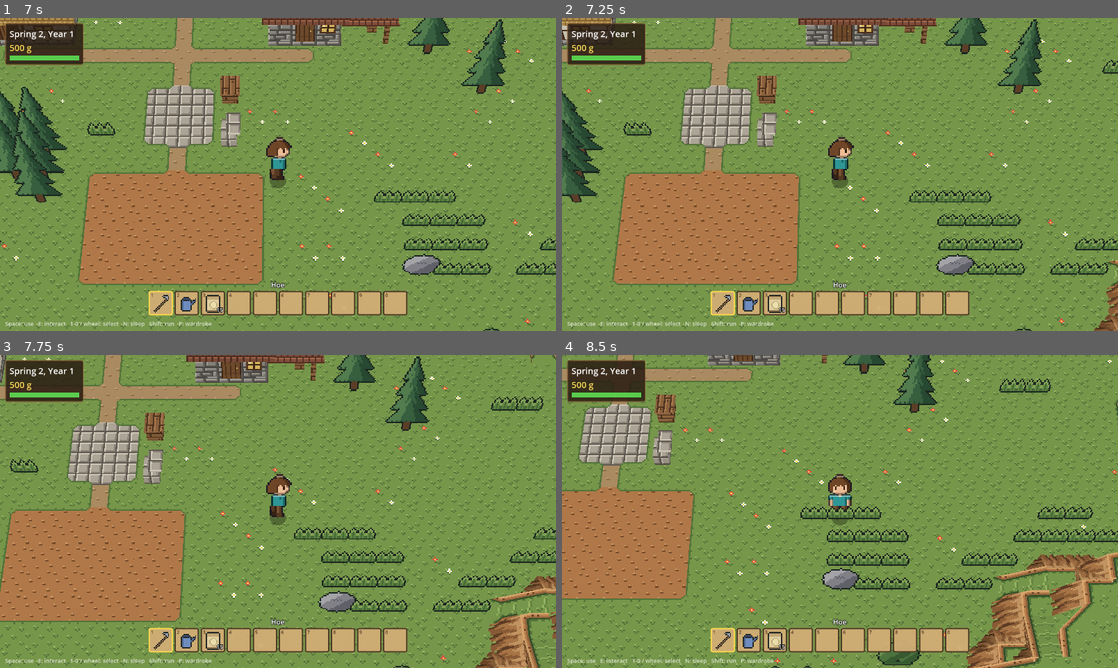
Above: before the commit, frames 1-4 (two rows, left to right).
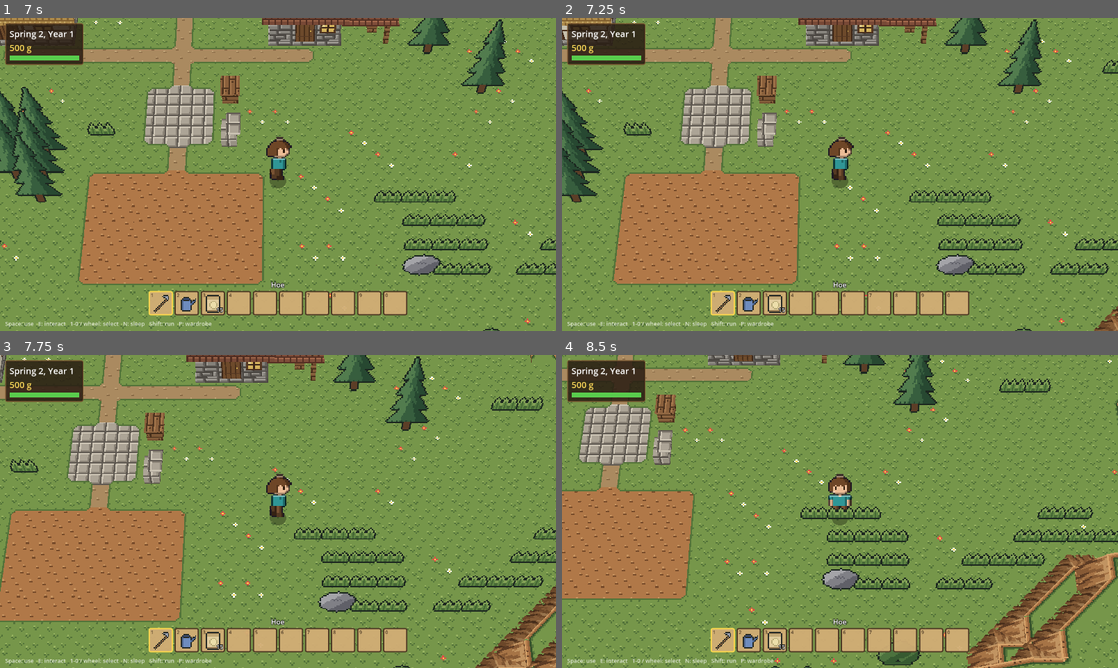
Above: after the commit, the same moments.

Repository: grimechristopher/procedural-game
Game: Godot game, scene res://scenes/main.tscn
Same seed, same stepped clock (60 frames per second), same inputs: the game is played once before the commit and once after it.
Inputs (mouse positions are in pixels of both pictures, inside the frame that each line leads up to):
- Up to frame 1 (7 s): tap Enter (ui_accept) at 0.5, 0.77, 1.52, 3.02, 3.77, 4.52, 6.02, 6.77 s; move the mouse to (250, 237) at 0.52 s; hold Mouse wheel down (hotbar_next) 0.53-1.28 s; hold W (move_up) 0.53-2.03 s; click (250, 237) at 0.67 s; move the mouse to (444, 221) at 1.27 s; tap Mouse wheel up (hotbar_prev) at 1.35 s; move the mouse to (111, 127) at 2.02 s; hold E (interact) 2.03-2.78 s; hold A (move_left) 2.03-3.53 s; move the mouse to (305, 174) at 2.77 s; tap R (regenerate) at 2.85 s; click (305, 174) at 2.92 s; move the mouse to (194, 96) at 3.52 s; hold S (move_down) 3.53-4.28 s; hold Shift (run) 3.53-4.28 s; move the mouse to (400, 158) at 4.27 s; hold D (move_right) 4.28-5.03 s; tap N (sleep) at 4.35 s; move the mouse to (166, 190) at 5.02 s; hold W (move_up) 5.03-5.78 s; hold Space (use_tool) 5.03-5.78 s; click (166, 190) at 5.17 s; move the mouse to (333, 105) at 5.77 s; hold D (move_right) from 5.78 s (still down); tap P (wardrobe) at 5.85 s; move the mouse to (250, 237) at 6.52 s; tap X at 6.6 s
- Up to frame 2 (7.25 s): keep holding D (move_right)
- Up to frame 3 (7.75 s): keep holding D (move_right); move the mouse to (444, 558) at 7.27 s; tap C at 7.35 s; click (444, 558) at 7.42 s; tap Enter (ui_accept) at 7.52 s
- Up to frame 4 (8.5 s): move the mouse to (673, 464) at 8.02 s; release D (move_right) at 8.03 s; hold S (move_down) from 8.03 s (still down); tap 1 at 8.1 s

Frame 1 is identical in both runs. In frame 2, 0.2% of the frame differs, in the area x 97-100%, y 77-95%; in frame 3, 2.0%; in frame 4, 3.5%, in the area x 76-100%, y 63-100%.

Commit message:
Rock between rib tips on stacked slopes; diagonals run up to higher slopes
Checked on a hand-built three-level test map. Where a slope carries on
down another, the ground under it (seen between the ribs' tips) is rock,
not grass. A 45-degree diagonal is cut right up to a higher slope behind
it. The bare-rock height is now a setting (rock_level).

Co-Authored-By: Claude Opus 5.5 <noreply@anthropic.com>
Claude-Session: https://claude.ai/code/session_01QBAyNdiLYtBbpQzeaWaTYf

Diff:
--- a/scripts/terrain_mesh.gd
+++ b/scripts/terrain_mesh.gd
@@ -320,6 +320,13 @@
 	var joint: int = GridWorld.Tex.CLIFF_JOINT if _cliffy(c) else GridWorld.Tex.EARTH_JOINT
 	var tee: int = GridWorld.Tex.CLIFF_TEE if _cliffy(c) else GridWorld.Tex.EARTH_TEE
 	var top_tex := GridWorld.Tex.GRASS
+	if _slope_continues(c):
+		# Under a slope that carries on down another one, rock shows
+		# between the tips of its ribs, not grass.
+		for q in GridWorld.DIAGONAL:
+			faces.append(_quarter(c, q, top, GridWorld.Tex.DIRT, false, true))
+		_sides(c, raised)
+		return
 	if raised and _rocky(heights[i]):
 		# Bare rock on high ground, with rock (not grass) inside the band.
 		base = GridWorld.Tex.ROCK_EDGE
@@ -371,8 +378,8 @@
 			_face(a, b, o, solid[i], bottom, tex)
 
 ## Whether ground this high (in steps) is bare rock.
-static func _rocky(steps: int) -> bool:
-	return steps >= GridWorld.ROCK_LEVEL * 2
+func _rocky(steps: int) -> bool:
+	return steps >= world.rock_level * 2
 
 
 ## Whether c's cliff on side d is an HGSS-style bank: a block high, with a
@@ -419,6 +426,26 @@
 				sub_pts.append(v[0])
 				sub_uvs.append(v[1])
 			faces.append([sub_pts, Vector3.UP, quarter[2], sub_uvs])
+
+
+## Whether c holds a bank whose slope carries straight on down another
+## bank below it (a slope more than a block tall), and is all slope, no
+## flat part showing.
+func _slope_continues(c: Vector2i) -> bool:
+	if not _has_bank(c):
+		return false
+	var ys: Array = _bank_corners(c)[0]
+	var floor_y := _height(c) / 2.0
+	var at_floor := 0
+	for y in ys:
+		if y <= floor_y + 0.001:
+			at_floor += 1
+	if at_floor > 2:
+		return false
+	for d in GridWorld.ORTHOGONAL:
+		if _height(c + d) == _height(c) - 2 and _has_bank(c + d):
+			return true
+	return false
 
 
 ## Whether wedge c is cut between two slopes (so its slope runs on along
--- a/scripts/world.gd
+++ b/scripts/world.gd
@@ -181,7 +181,7 @@
 ## Highest ground, in blocks.
 const MAX_HEIGHT := 10
 ## Ground this many blocks high or higher is bare rock.
-const ROCK_LEVEL := 5
+@export var rock_level := 5
 ## Chance a usable cliff step gets a ramp up it, before the connectivity pass.
 const RAMP_CHANCE := 0.03
 ## Cells to either side of a ramp kept clear of other ramps.
@@ -587,7 +587,7 @@
 func _stack_column(cell: Vector2i, h: int) -> void:
 	var blocks := h / 2
 	for layer in blocks:
-		var rock := layer == blocks - 1 and h % 2 == 0 and h >= ROCK_LEVEL * 2
+		var rock := layer == blocks - 1 and h % 2 == 0 and h >= rock_level * 2
 		set_cell_item(Vector3i(cell.x, layer, cell.y), Tile.ROCK if rock else Tile.FULL)
 	if h % 2 == 1:
 		set_cell_item(Vector3i(cell.x, blocks, cell.y), Tile.HALF)
@@ -630,6 +630,9 @@
 		# more slope rising behind it).
 		var behind := [_height_at(heights, cell - a), _height_at(heights, cell - b), _height_at(heights, cell - d)]
 		var within := sloped and _raised[cell.y * map_size.x + cell.x] == 1
+		# (On a slope, the cell diagonally behind may rise higher still.)
+		if sloped and behind[0] == h and behind[1] == h and behind[2] > h:
+			behind[2] = h
 		if behind.all(func(hb: int) -> bool: return hb == h or (within and hb > h)):
 			_wedge_column(cell, low, h, -d)
 			return
@@ -783,7 +786,7 @@
 			if roll < terrain.forest(x, z):
 				prop = Tile.TREE
 			elif roll > 0.985:
-				prop = Tile.BOULDER if h >= ROCK_LEVEL * 2 or roll > 0.993 else Tile.BUSH
+				prop = Tile.BOULDER if h >= rock_level * 2 or roll > 0.993 else Tile.BUSH
 			elif terrain.is_tall_grass(x, z):
 				prop = Tile.TALL_GRASS
 			if prop >= 0:
Not shown, changed: documentation/terrain/README.md
